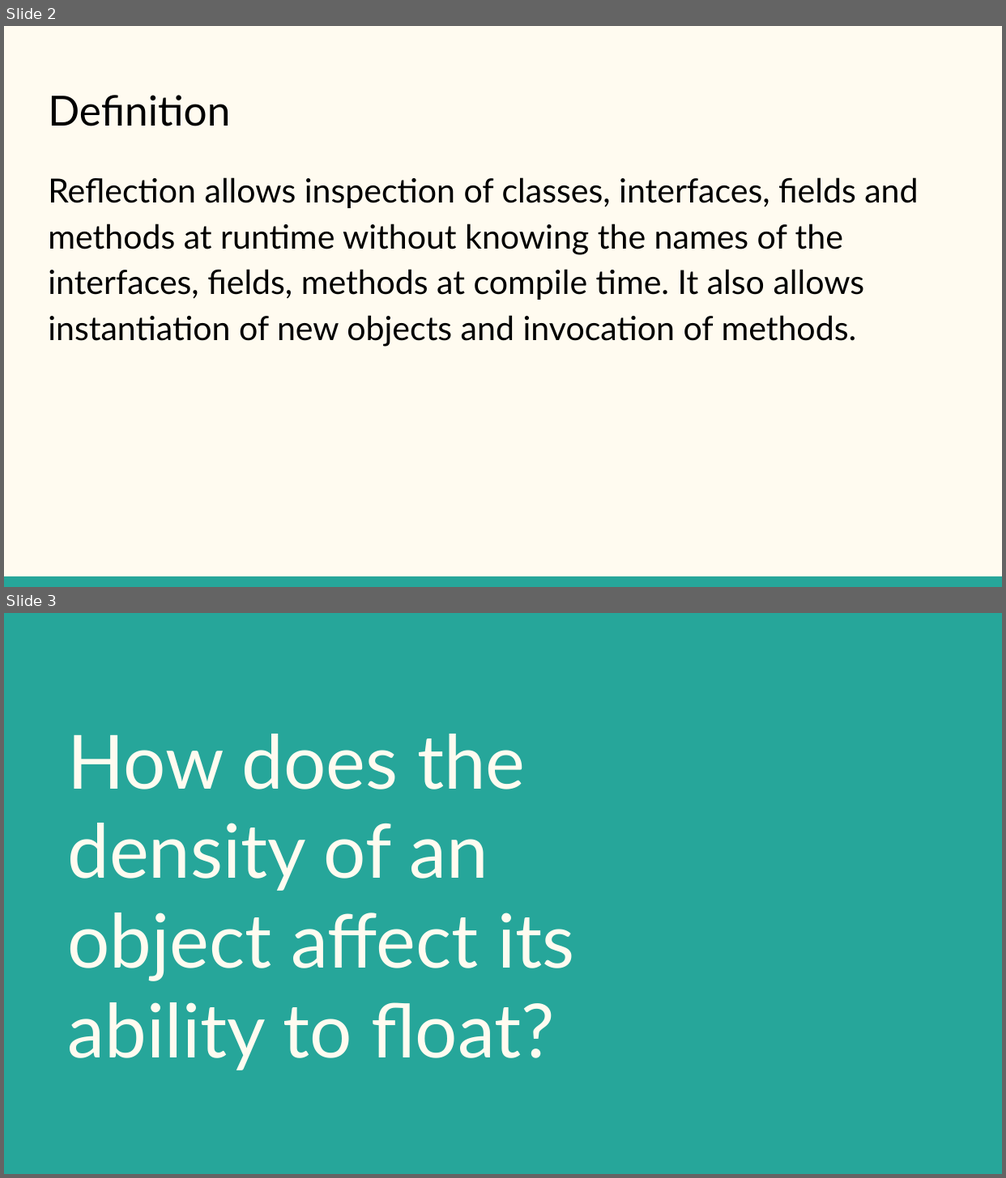
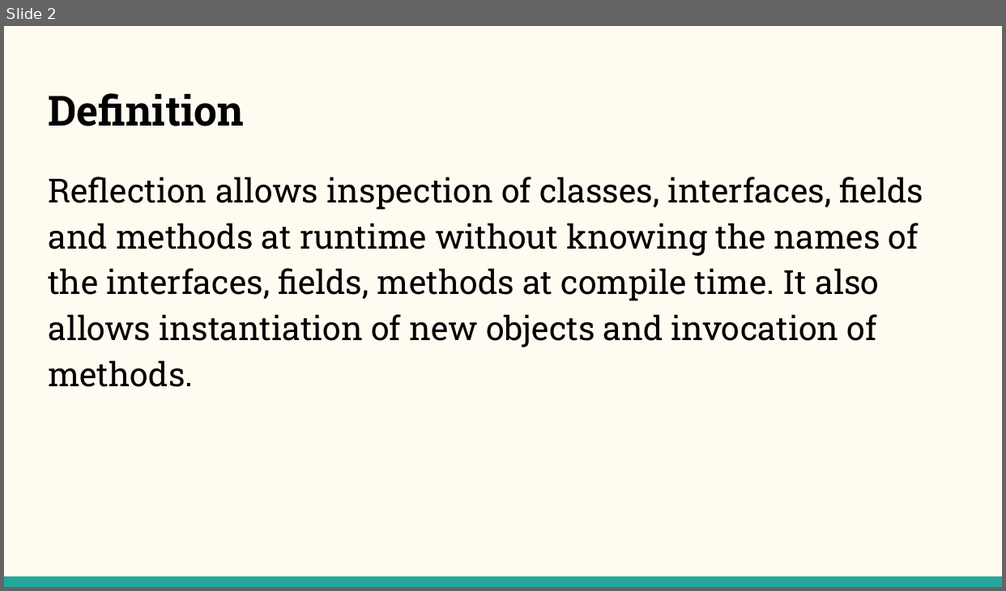
Before and after one commit to NehalPatel/Reflection, a slide deck: Reflection.pptx. Shown one above the other, each under a label of ours: slides 2 and 3 before the commit, slide 2 after it. The pictures are 1006x1178 and 1006x591 pixels, drawn with LibreOffice and Linux fonts; fonts in the diff are those of the drawing. Boxes give left, top, right and bottom in pixels: in the first picture for what was removed or moved away, otherwise in the second. Text is boxed around its words. In the diff, an @@ line names an element or a change of style, - is before the commit and + after.

```diff
--- a/Reflection.pptx
+++ b/Reflection.pptx
@@ slide 3 removed at (4,613,1002,1174), background #26A69A @@
@@ title removed at (67,734,574,1071) @@
-How does the density of an object affect its ability to float?
@@ slide 2 changed as well @@
@@ title "Definition" at (48,93,244,126): font Lato to Roboto Slab, bold on @@
@@ text "Reflection allows inspection of classes, ..." at (48,177,924,387): font Lato to Roboto Slab @@
```
Also in this commit, not shown: 1 other slide changed, 8 slides added, 7 other slides removed, 7 other files.
